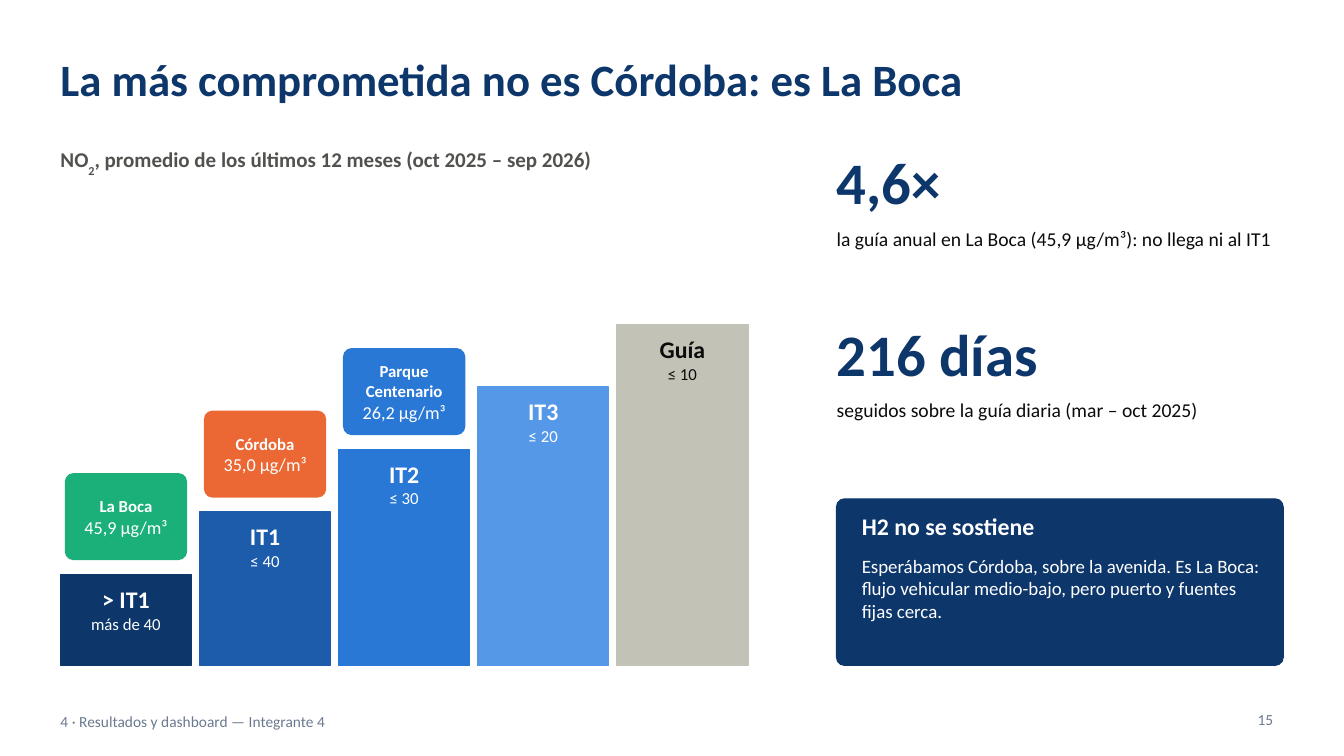
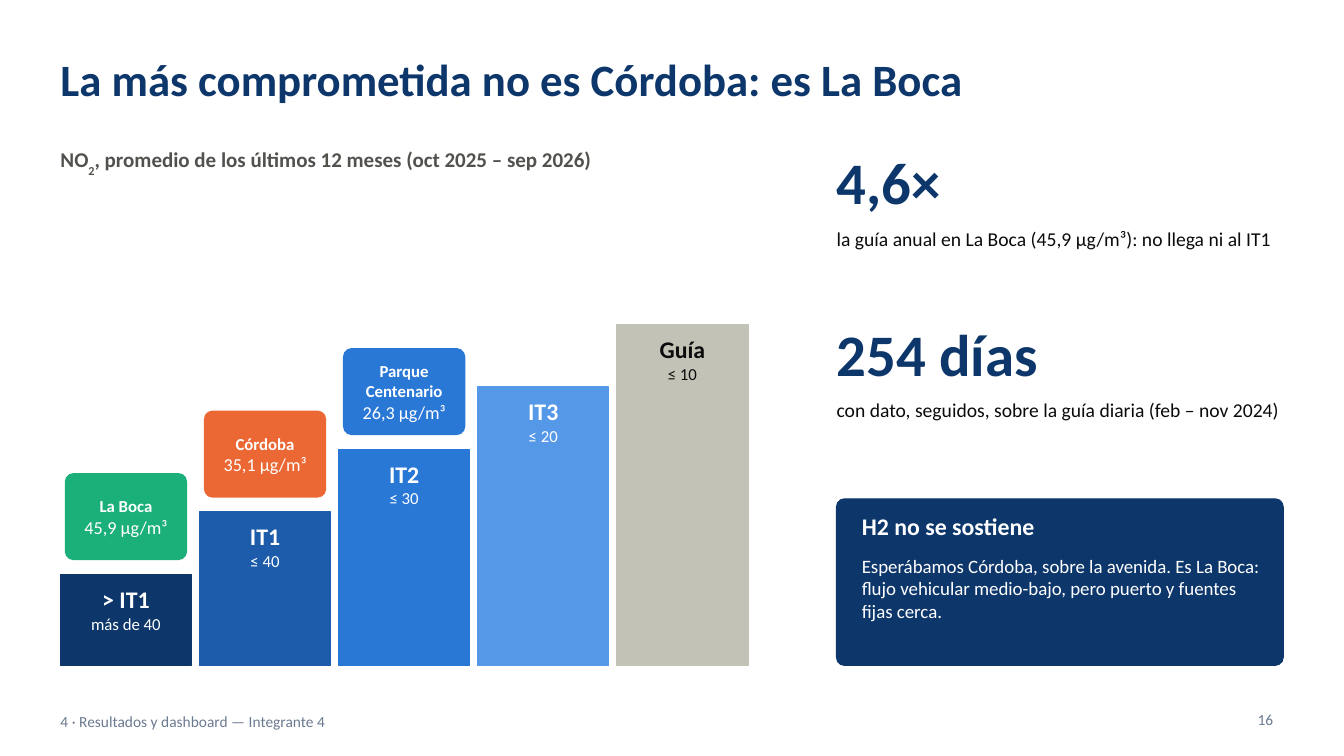
Before and after one commit to ezequielmaranda/nox-ciudad, a slide deck: slide 16 of presentacion/presentacion_tp_aire_oms.pptx (slide 15 before the commit). Drawn at 1344x756 pixels with LibreOffice and Linux fonts; fonts in the diff are those of the drawing. Boxes give left, top, right and bottom in pixels: in the first picture for what was removed or moved away, otherwise in the second. Text is boxed around its words. In the diff, an @@ line names an element or a change of style, - is before the commit and + after.

```diff
--- a/presentacion/presentacion_tp_aire_oms.pptx
+++ b/presentacion/presentacion_tp_aire_oms.pptx
@@ text at [837, 334, 1037, 377]: text changed @@
-216 días
+254 días
@@ text at [363, 405, 446, 422]: text changed @@
-26,2 µg/m³
+26,3 µg/m³
@@ text at [837, 403, 1279, 421]: text changed @@
-seguidos sobre la guía diaria (mar – oct 2025)
+con dato, seguidos, sobre la guía diaria (feb – nov 2024)
@@ text at [224, 457, 307, 474]: text changed @@
-35,0 µg/m³
+35,1 µg/m³
@@ page number at [1258, 714, 1274, 725]: text changed @@
-15
+16
```
Also in this commit, not shown: 13 other slides changed, 2 slides added, 1 other file.
